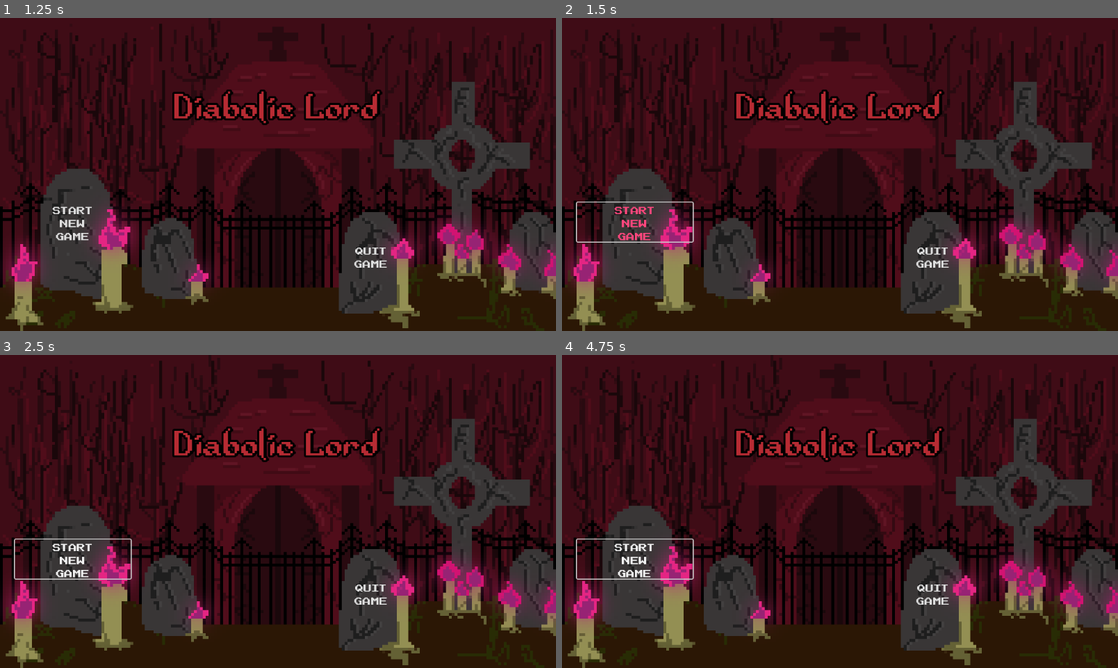
Above: before the commit, frames 1-4 (two rows, left to right).
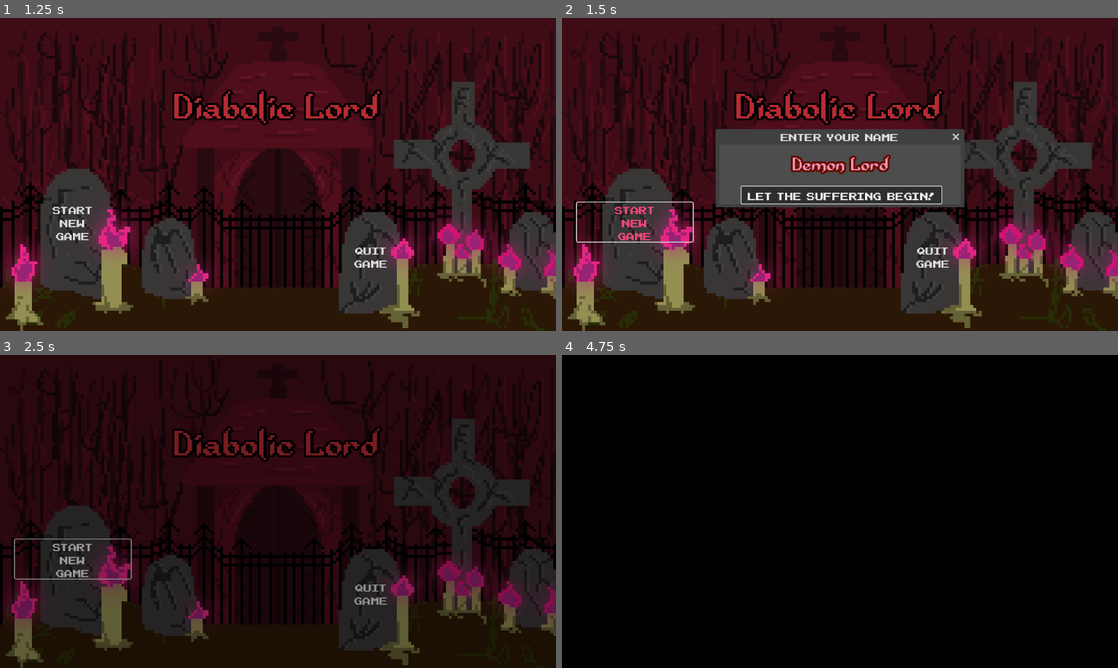
Above: after the commit, the same moments.

Repository: GeMini-220/Diabolic-Lord
Game: Godot game, scene res://MainScenes/start_menu.tscn
The game is run twice, just before and just after one commit, with the same random seed, the same clock (stepped at 60 frames per second) and the same inputs. Sound files missing from this copy of the repository are replaced by a short silence.
Inputs (mouse positions are in pixels of both pictures, inside the frame that each line leads up to):
- Up to frame 1 (1.25 s): click "Start New Game" at 0.5 s
- Up to frame 2 (1.5 s): click "Start New Game" at 1.25 s
- Up to frame 3 (2.5 s): click (278, 533) at 2 s, where only the run after the commit has a clickable "let the Suffering Begin!"
- Up to frame 4 (4.75 s): click "Start New Game" at 2.75 s; tap Enter (ui_accept) at 3.5, 3.77, 4.52 s; move the mouse to (962, 495) at 3.52 s; click (962, 495) at 3.6 s; move the mouse to (728, 527) at 4.27 s; click (728, 527) at 4.35 s

Frame 1 is identical in both runs. In frame 2, 11% of the frame differs, in the area x 27-73%, y 35-61%; in frame 3, 19%; in frame 4, 94%, in the area x 0-100%, y 0-100%.

Commit message:
fix start new game bug when there's no save file

Diff:
--- a/MainScenes/battle.tscn
+++ b/MainScenes/battle.tscn
@@ -1471,6 +1471,7 @@
 grow_vertical = 2
 size_flags_horizontal = 4
 tooltip_text = "Placeholder"
+
 [node name="EffectAnimation" type="AnimatedSprite2D" parent="DemonLord"]
 sprite_frames = SubResource("SpriteFrames_a7wul")
 
--- a/src/start_menu.gd
+++ b/src/start_menu.gd
@@ -41,7 +41,8 @@
 		$newGameConfirmationDialog.popup()  # Ask for confirmation if a save exists
 	else:
 		State.initialize_player_data()  # Initialize player data if no save file exists
-		username_edit.show()  # Show the cult name input
+		$UsernameWindow.show()  # Show the cult name input
+		username_edit.text = "Demon Lord"
 		username_confirm.grab_focus()
 
 
Not shown: 1 places in MainScenes/battle.tscn that only renumber resources
